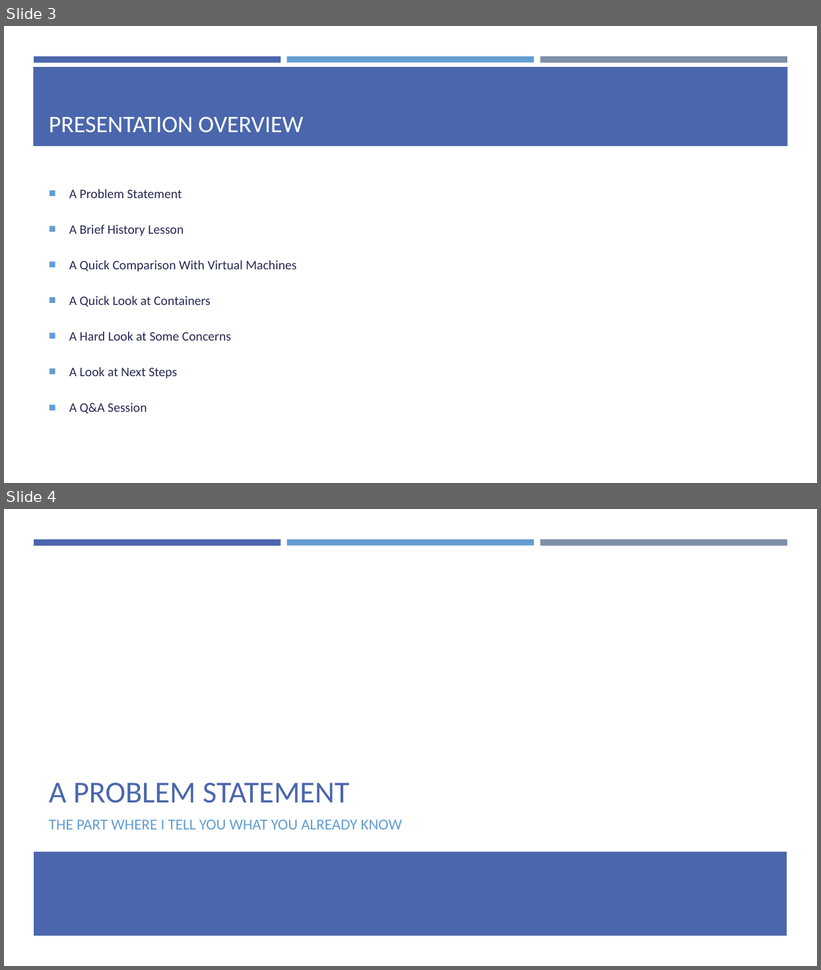
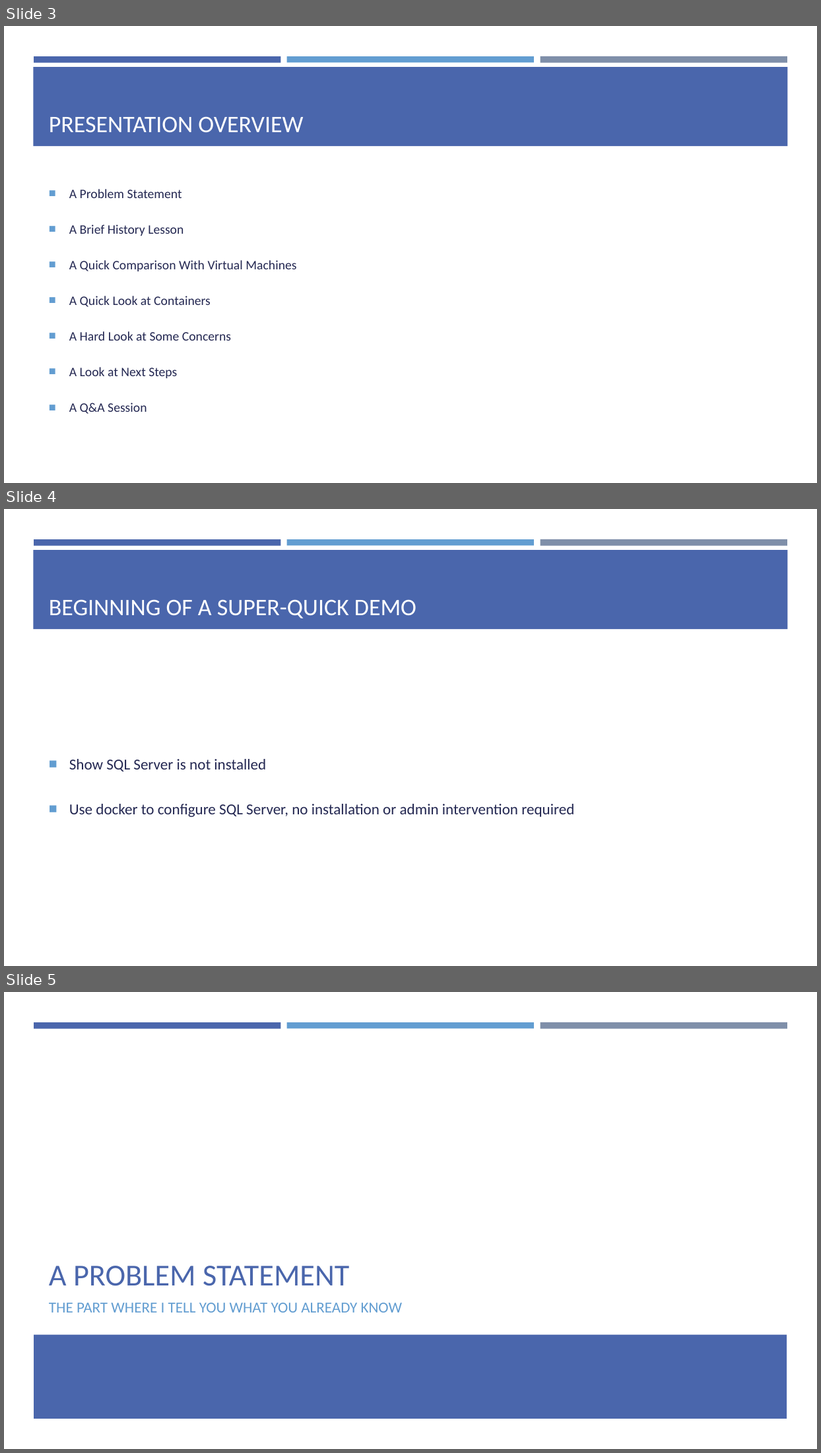
Before and after one commit to EnterpriseProductsLP/introduction-to-docker, a slide deck: presentation/presentation.pptx. Shown one above the other, each under a label of ours: slides 3 and 4 before the commit, slides 3, 4 and 5 after it. The pictures are 821x970 and 821x1453 pixels, drawn with LibreOffice and Linux fonts; fonts in the diff are those of the drawing. Boxes give left, top, right and bottom in pixels: in the first picture for what was removed or moved away, otherwise in the second. Text is boxed around its words. In the diff, an @@ line names an element or a change of style, - is before the commit and + after.

```diff
--- a/presentation/presentation.pptx
+++ b/presentation/presentation.pptx
@@ slide 4 added at [4, 509, 817, 966], background #FFFFFF; not listed: 4 template elements that a slide beside it also shows @@
@@ title added at [49, 599, 416, 619], 28 pt, text #FFFFFF @@
+BEGINNING OF A SUPER-QUICK DEMO
@@ text added at [69, 759, 574, 817], 18 pt, text #242852 @@
+■ Show SQL Server is not installed
+■ Use docker to configure SQL Server, no installation or admin intervention required
@@ what was slide 4 is now slide 5 @@
```
Also in this commit, not shown: 1 other slide added.
